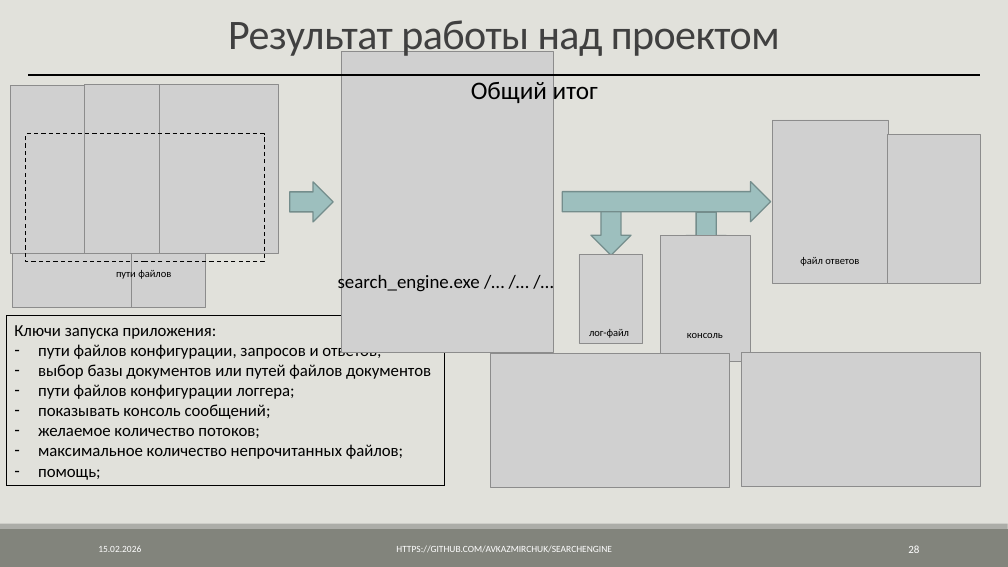
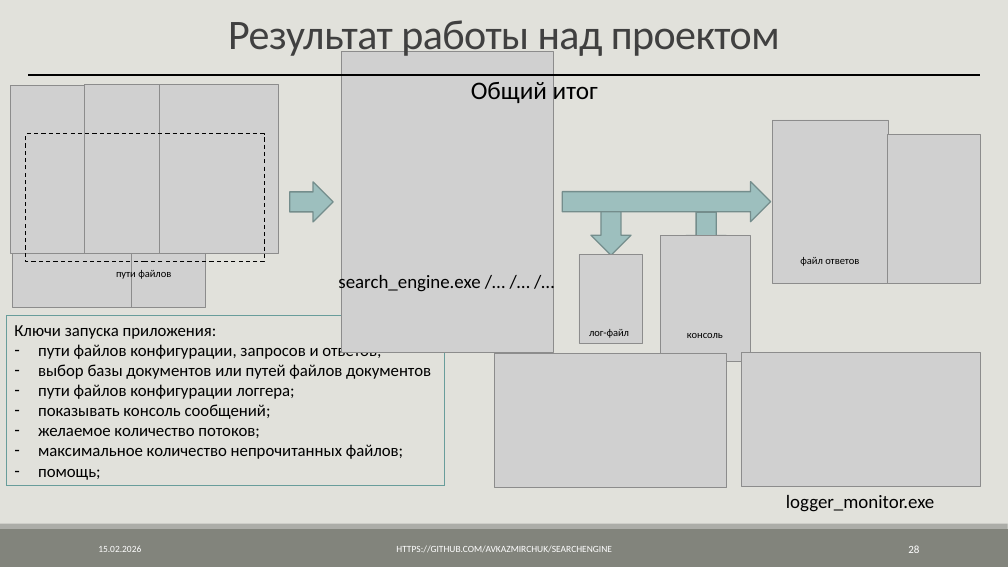
Before and after one commit to AVKazmirchuk/SearchEngine, a slide deck: slide 28 of presentation/защита.pptx. Drawn at 1008x567 pixels with LibreOffice and Linux fonts; fonts in the diff are those of the drawing; grey boxes stand for pictures. Boxes give left, top, right and bottom in pixels: in the first picture for what was removed or moved away, otherwise in the second. Text is boxed around its words. In the diff, an @@ line names an element or a change of style, - is before the commit and + after.

```diff
--- a/presentation/защита.pptx
+++ b/presentation/защита.pptx
@@ rectangle "Ключи запуска приложения:" at [7, 315, 445, 486]: outline #000000 0.75 pt to #689D9B 0.75 pt @@
@@ picture: place and size @@
-picture at [491, 353, 730, 487]
+picture at [495, 354, 727, 488]
@@ text added at [786, 495, 934, 512], 18 pt, text #000000 @@
+logger_monitor.exe
```
Also in this commit, not shown: 7 other slides changed, 1 slide removed, 1 other file.
